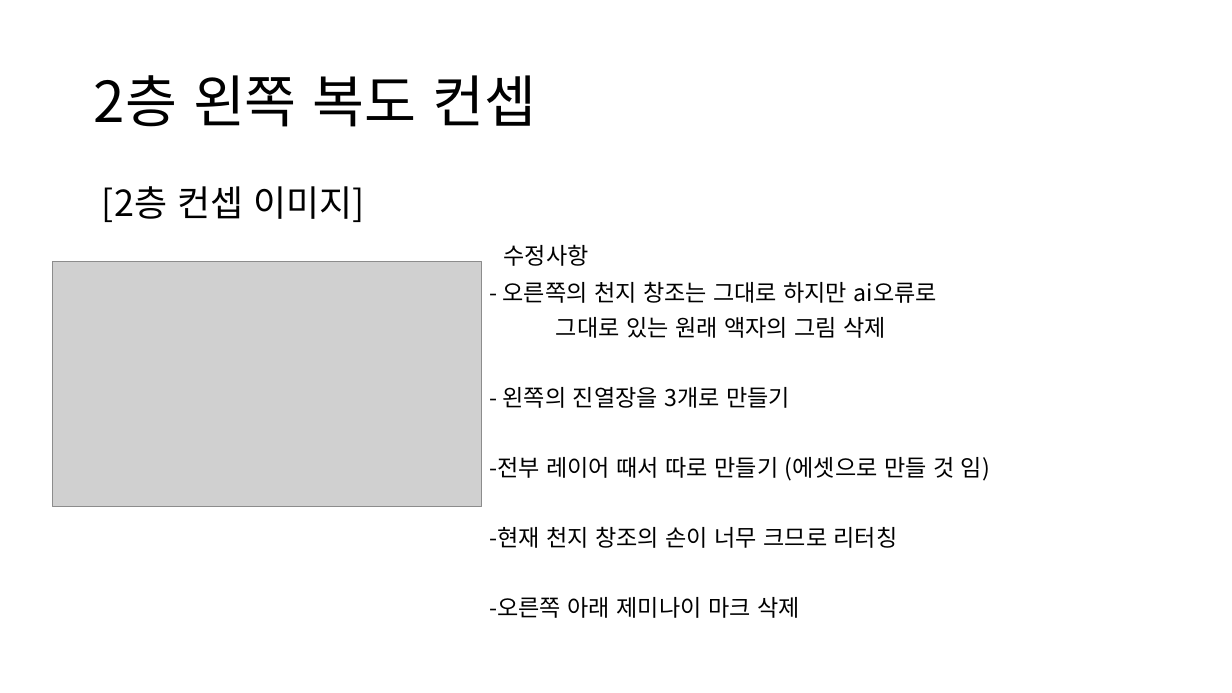
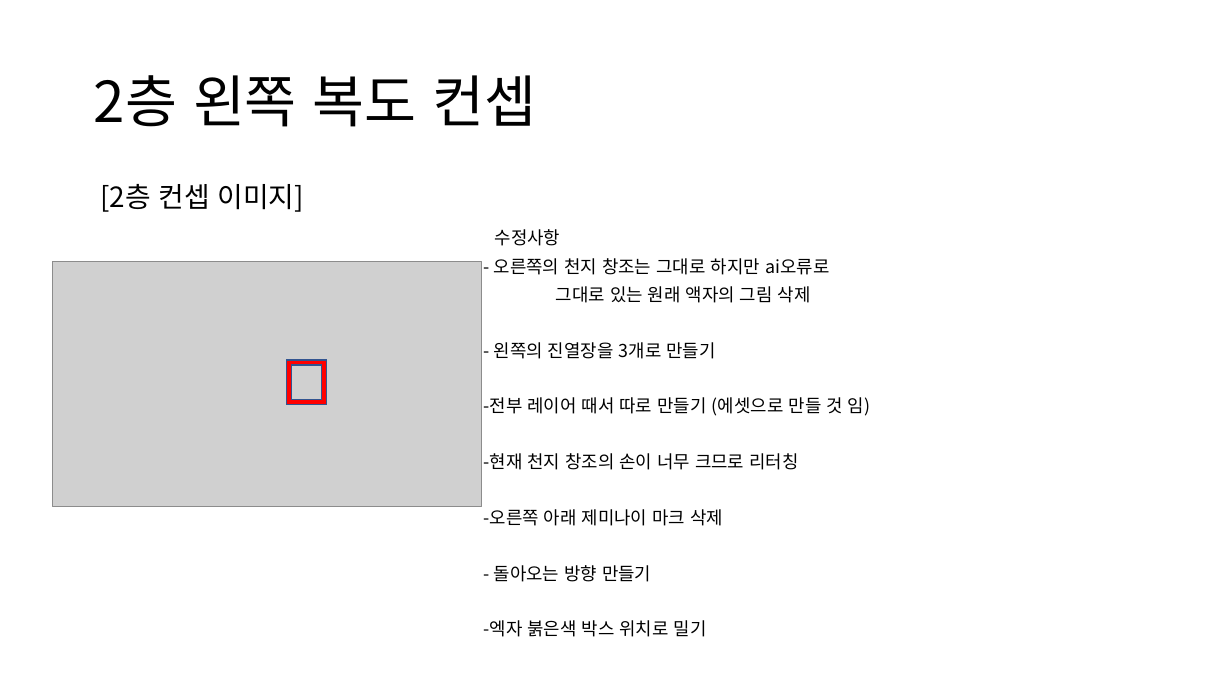
Before and after one commit to KuroAru/newCapstone, a slide deck: slide 6 of 기획서/2층 복도 기획.pptx. Drawn at 1232x693 pixels with LibreOffice and Linux fonts; fonts in the diff are those of the drawing; grey boxes stand for pictures. Boxes give left, top, right and bottom in pixels: in the first picture for what was removed or moved away, otherwise in the second. Text is boxed around its words. In the diff, an @@ line names an element or a change of style, - is before the commit and + after.

Commit message:
2층 복도 기획 변경

```diff
--- a/기획서/2층 복도 기획.pptx
+++ b/기획서/2층 복도 기획.pptx
@@ text at [100, 184, 871, 526]: size 28 to 21.7 pt in "[2층 컨셉 이미지]"; size 18 to 13.9 pt in "수정사항", "- 오른쪽의 천지 창조는 그대로 하지만 ai오류로", "그대로 있는 원래 액자의 그림 삭제", "- 왼쪽의 진열장을 3개로 만들기" and 3 more places; line spacing 0.8 to 0.7 @@
@@ frame added at [287, 360, 326, 405], fill #FF0000, outline #325491 1 pt @@
@@ text at [483, 565, 707, 637]: paragraphs added @@
+- 돌아오는 방향 만들기
+-엑자 붉은색 박스 위치로 밀기
```
Also in this commit, not shown: 1 other slide changed.
